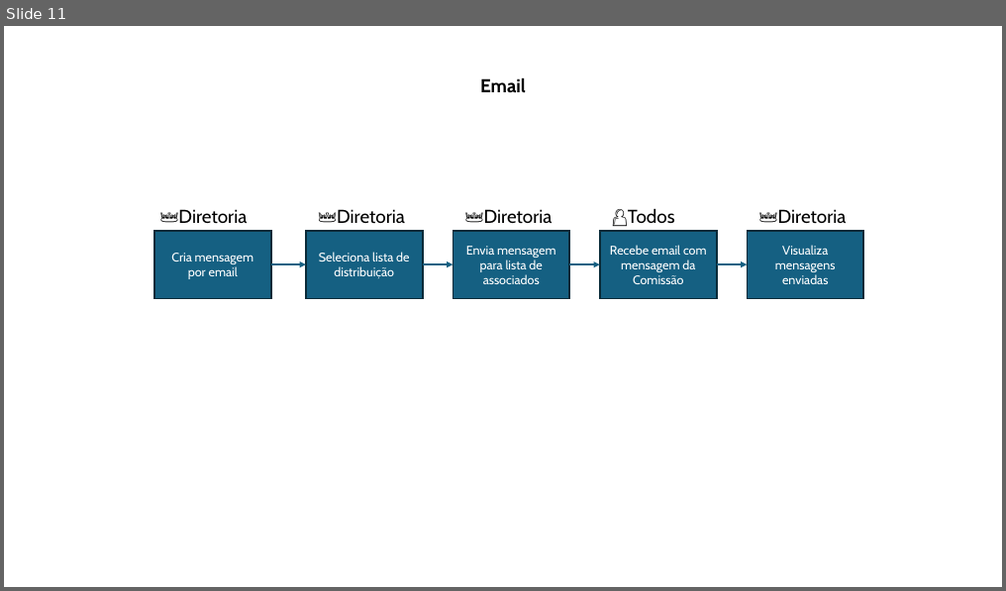
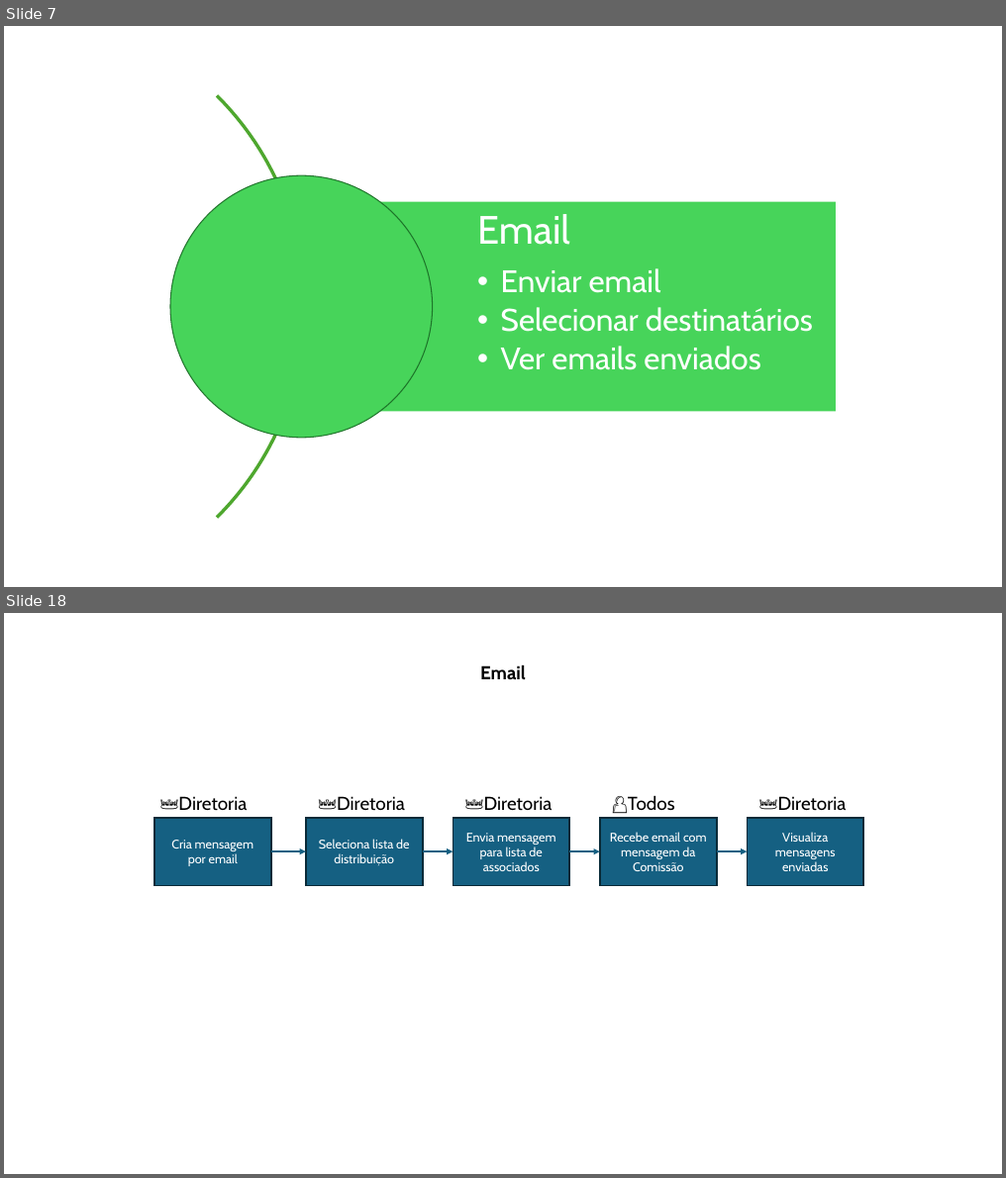
Before and after one commit to luiz-quintino/paraninfo, a slide deck: Paraninfo.pptx. Shown one above the other, each under a label of ours: slide 11 before the commit, slides 7 and 18 after it; the slides between them are not shown. The pictures are 1006x591 and 1006x1178 pixels, drawn with LibreOffice and Linux fonts; fonts in the diff are those of the drawing. Boxes give left, top, right and bottom in pixels: in the first picture for what was removed or moved away, otherwise in the second. Text is boxed around its words. In the diff, an @@ line names an element or a change of style, - is before the commit and + after.

```diff
--- a/Paraninfo.pptx
+++ b/Paraninfo.pptx
@@ slide 7 added at bbox=[4, 26, 1002, 587], background #FFFFFF @@
@@ group added at bbox=[4, 26, 836, 587]: 1 arch (boxed as its full ring), 1 rectangle, 1 text, 1 ellipse @@
+Email
+  • Enviar email
+  • Selecionar destinatários
+  • Ver emails enviados
@@ what was slide 11 is now slide 18 @@
```
Also in this commit, not shown: 2 slides changed, 6 other slides added, 5 other files.
